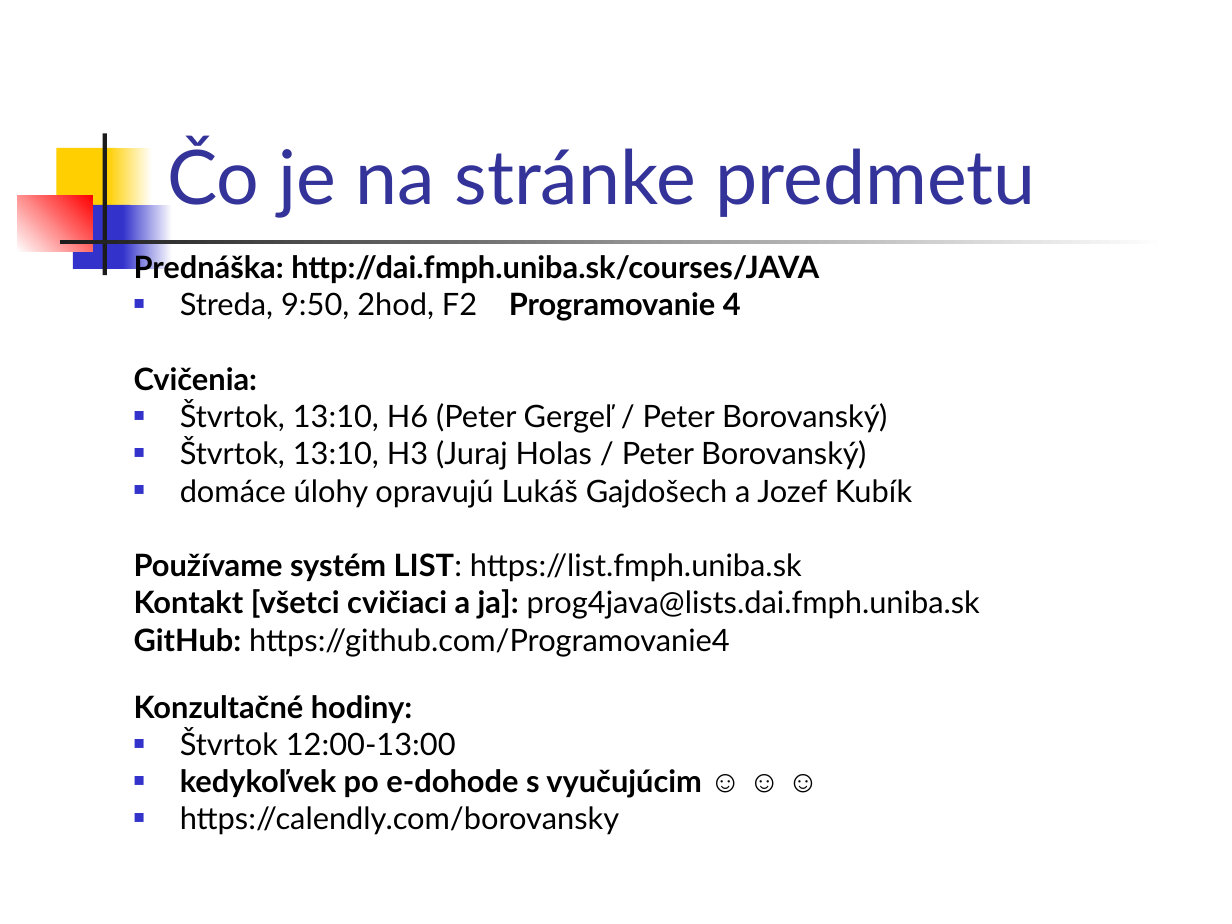
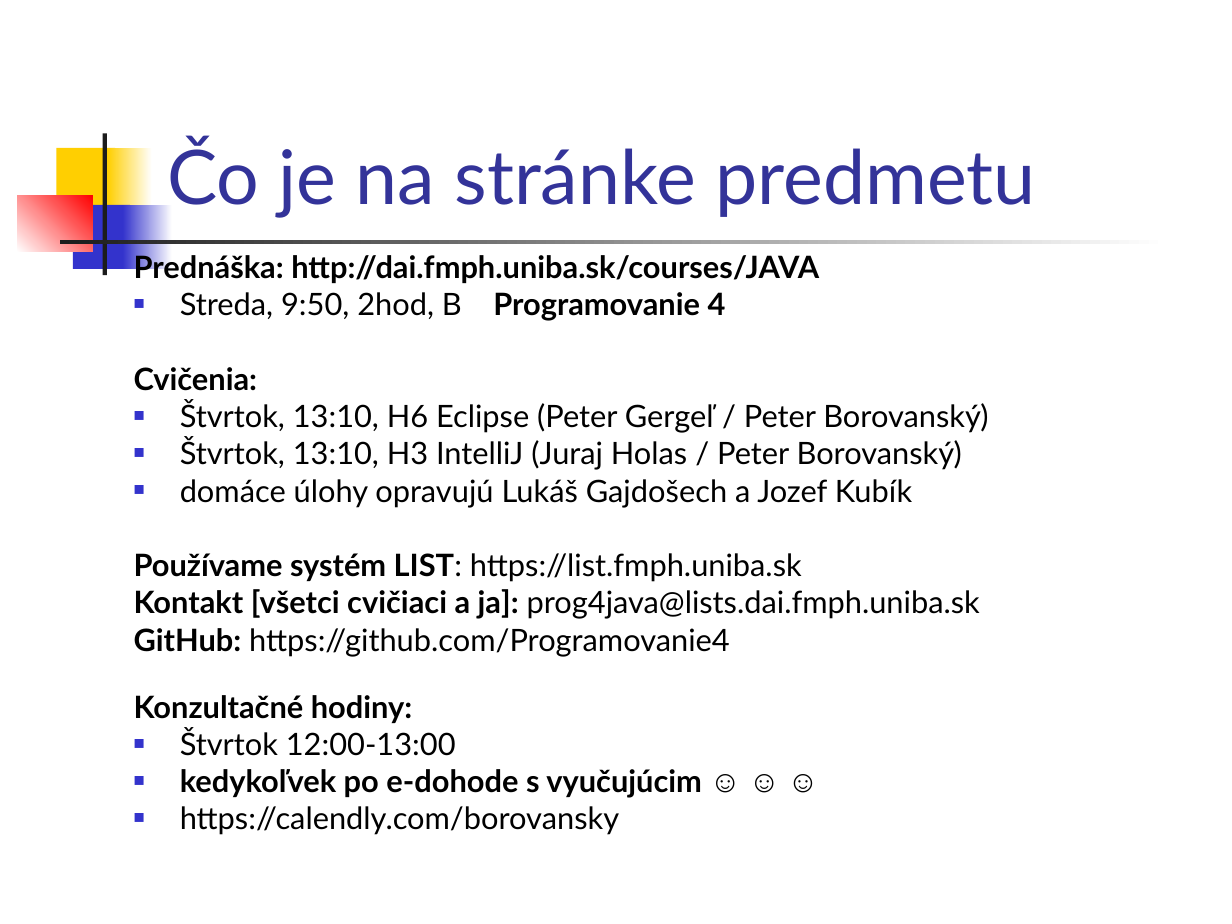
Before and after one commit to Programovanie4/Prednasky, a slide deck: slide 2 of 01/01_java.ppt. Drawn at 1232x924 pixels with LibreOffice and Linux fonts; fonts in the diff are those of the drawing. Boxes give left, top, right and bottom in pixels: in the first picture for what was removed or moved away, otherwise in the second. Text is boxed around its words. In the diff, an @@ line names an element or a change of style, - is before the commit and + after.

```diff
--- a/01/01_java.ppt
+++ b/01/01_java.ppt
@@ text at (180,292,726,321): text changed @@
-■ Streda, 9:50, 2hod, F2 Programovanie 4
+■ Streda, 9:50, 2hod, B Programovanie 4
@@ text at (180,400,988,470): text changed @@
-■ Štvrtok, 13:10, H6 (Peter Gergeľ / Peter Borovanský)
-■ Štvrtok, 13:10, H3 (Juraj Holas / Peter Borovanský)
+■ Štvrtok, 13:10, H6 Eclipse (Peter Gergeľ / Peter Borovanský)
+■ Štvrtok, 13:10, H3 IntelliJ (Juraj Holas / Peter Borovanský)
```
Also in this commit, not shown: 5 other slides changed, 3 other files.
